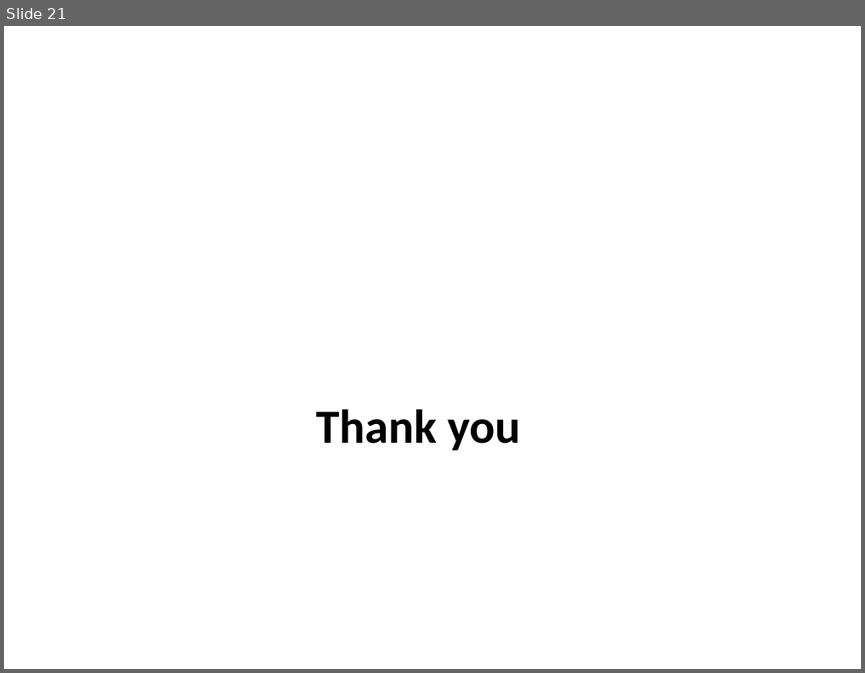
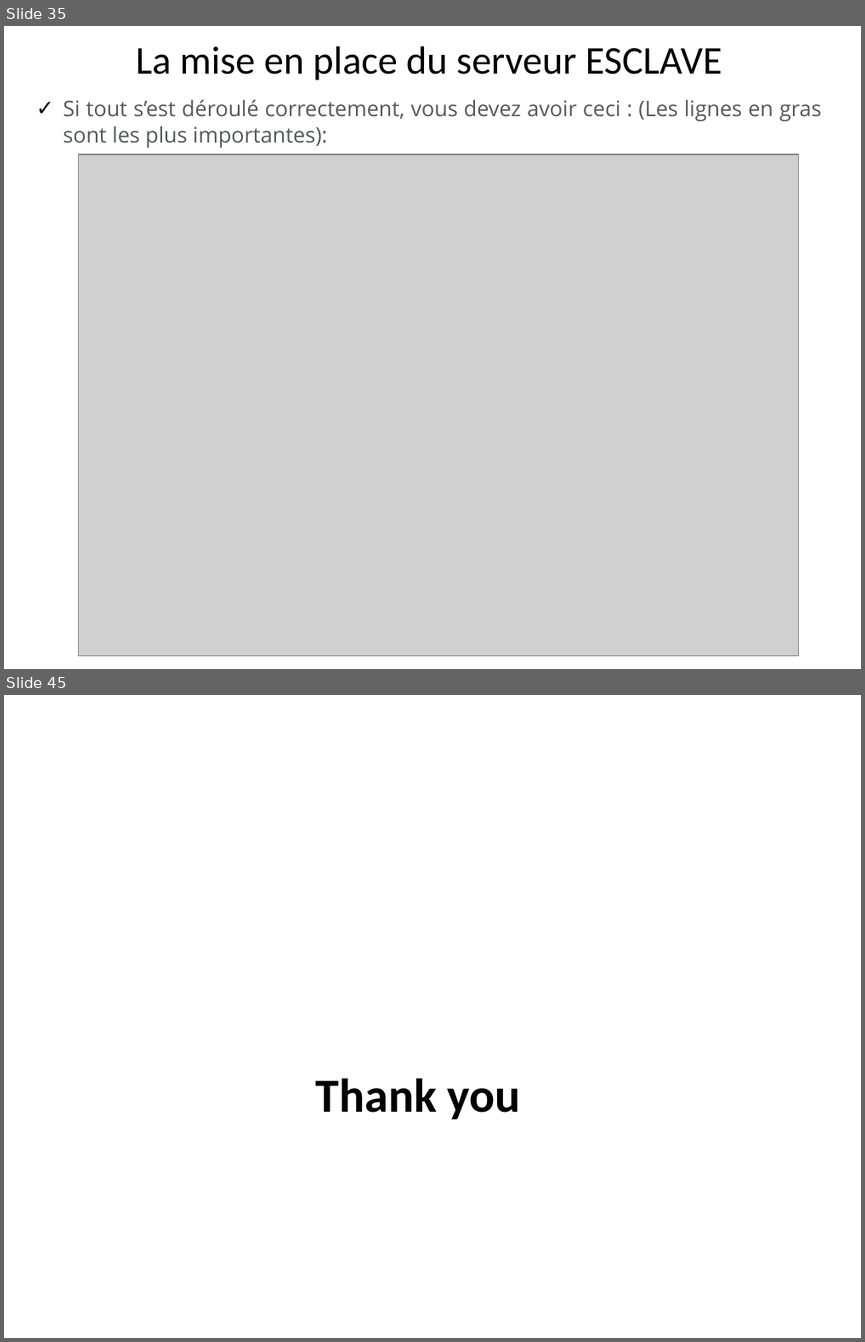
Before and after one commit to hosniah/mysql-labs, a slide deck: Administration MYSQL.pptx. Shown one above the other, each under a label of ours: slide 21 before the commit, slides 35 and 45 after it; the slides between them are not shown. The pictures are 865x673 and 865x1342 pixels, drawn with LibreOffice and Linux fonts; fonts in the diff are those of the drawing; grey boxes stand for pictures; background and template pictures are left out. Boxes give left, top, right and bottom in pixels: in the first picture for what was removed or moved away, otherwise in the second. Text is boxed around its words. In the diff, an @@ line names an element or a change of style, - is before the commit and + after.

```diff
--- a/Administration MYSQL.pptx
+++ b/Administration MYSQL.pptx
@@ slide 35 added at bbox=[4, 26, 861, 669], background #FFFFFF @@
@@ title added at bbox=[136, 46, 722, 80], 33 pt, text #000000 @@
+La mise en place du serveur ESCLAVE
@@ text added at bbox=[63, 99, 822, 148], 18 pt, text #555858 @@
+✓ Si tout s’est déroulé correctement, vous devez avoir ceci : (Les lignes en gras sont les plus importantes):
@@ picture added at bbox=[79, 154, 799, 656] @@
@@ what was slide 21 is now slide 45 @@
```
Also in this commit, not shown: 2 slides changed, 23 other slides added.
